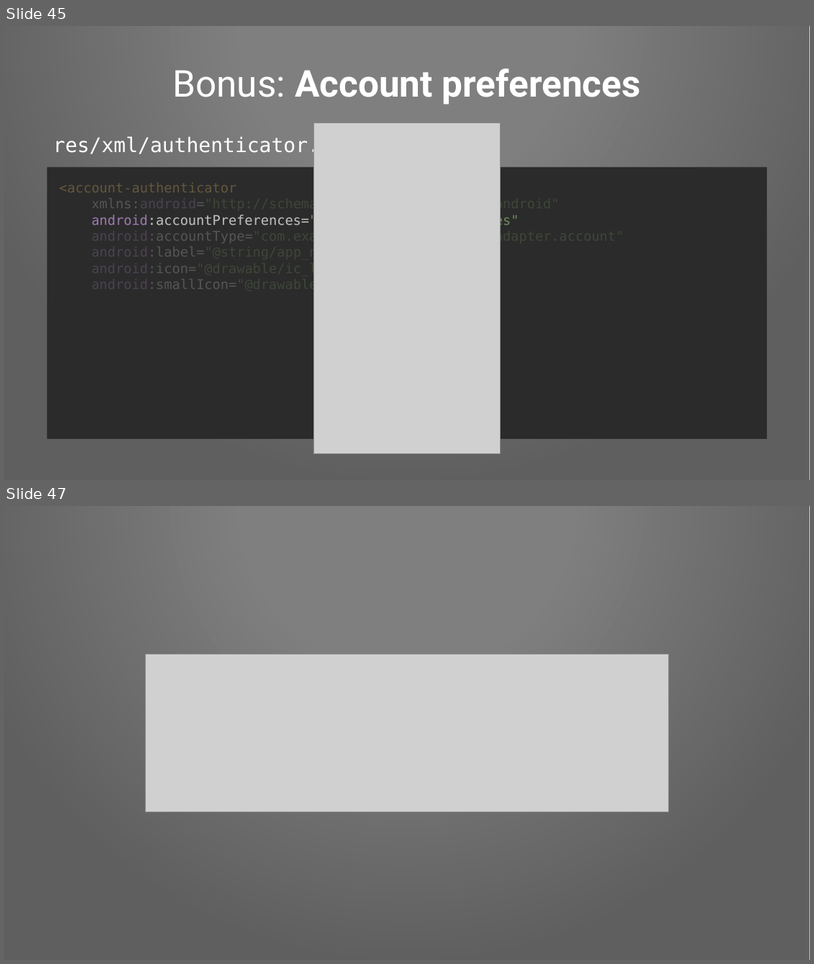
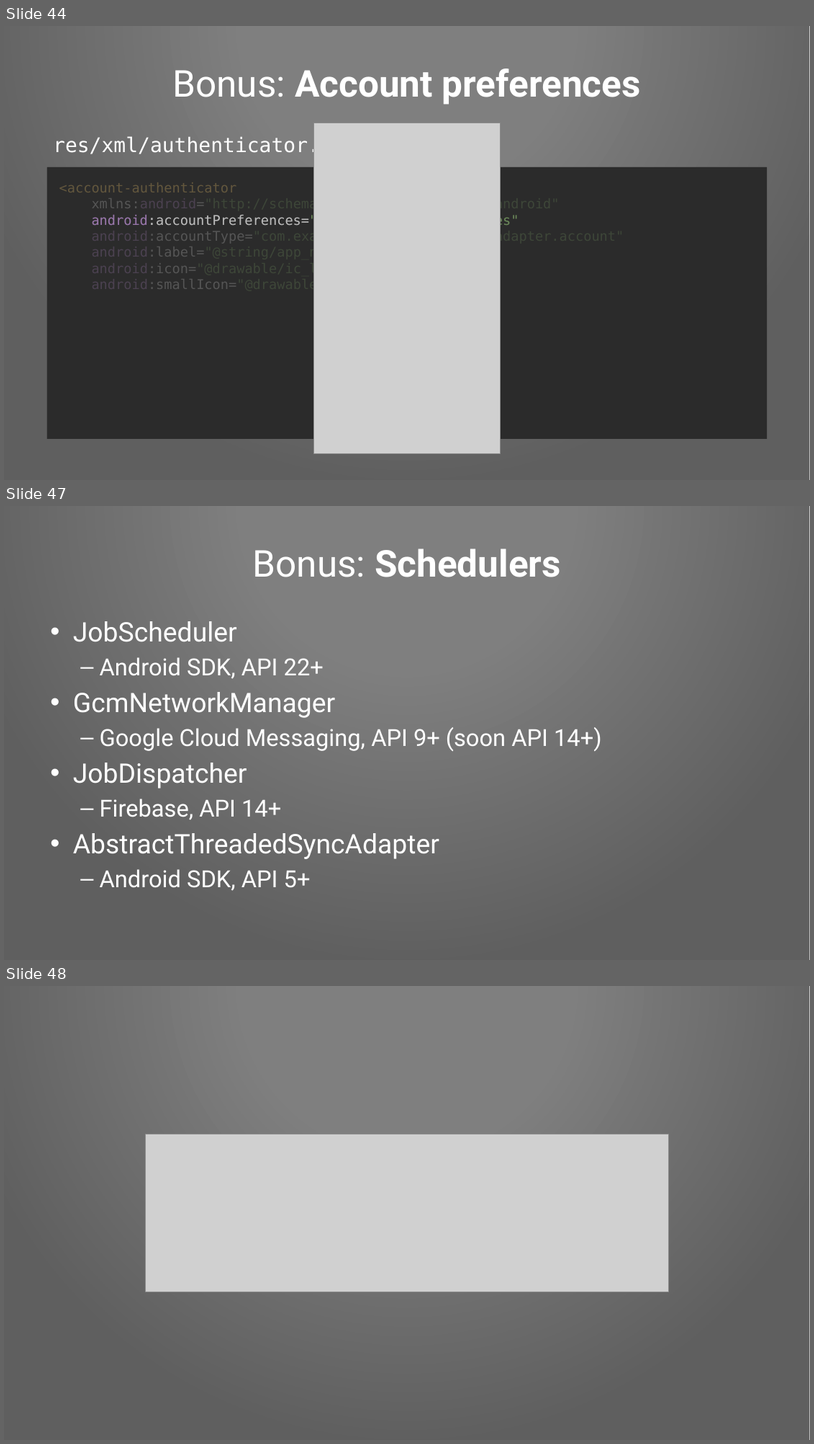
Before and after one commit to Pixplicity/sync-demo, a slide deck: I've been doing some syncing.pptx. Shown one above the other, each under a label of ours: slides 45 and 47 before the commit, slides 44, 47 and 48 after it; the slides between them are not shown. The pictures are 814x964 and 814x1444 pixels, drawn with LibreOffice and Linux fonts; fonts in the diff are those of the drawing; grey boxes stand for pictures; background and template pictures are left out. Boxes give left, top, right and bottom in pixels: in the first picture for what was removed or moved away, otherwise in the second. Text is boxed around its words. In the diff, an @@ line names an element or a change of style, - is before the commit and + after.

Commit message:
added more details about alternative scheduler approaches

```diff
--- a/I've been doing some syncing.pptx
+++ b/I've been doing some syncing.pptx
@@ slide 47 added at <box>4,506,810,960</box>, background picture (left out); not listed: 1 template element that a slide beside it also shows @@
@@ title added at <box>252,548,561,577</box>, 44 pt, text #FFFFFF, bold @@
+Bonus: Schedulers
@@ text added at <box>73,621,602,890</box>, 28 pt, text #FFFFFF @@
+• JobScheduler
+  – Android SDK, API 22+
+• GcmNetworkManager
+  – Google Cloud Messaging, API 9+ (soon API 14+)
+• JobDispatcher
+  – Firebase, API 14+
+• AbstractThreadedSyncAdapter
+  – Android SDK, API 5+
@@ what was slide 45 is now slide 44 @@
@@ what was slide 47 is now slide 48 @@
```
Also in this commit, not shown: 11 slides changed, 1 other slide added, 1 slide removed.
